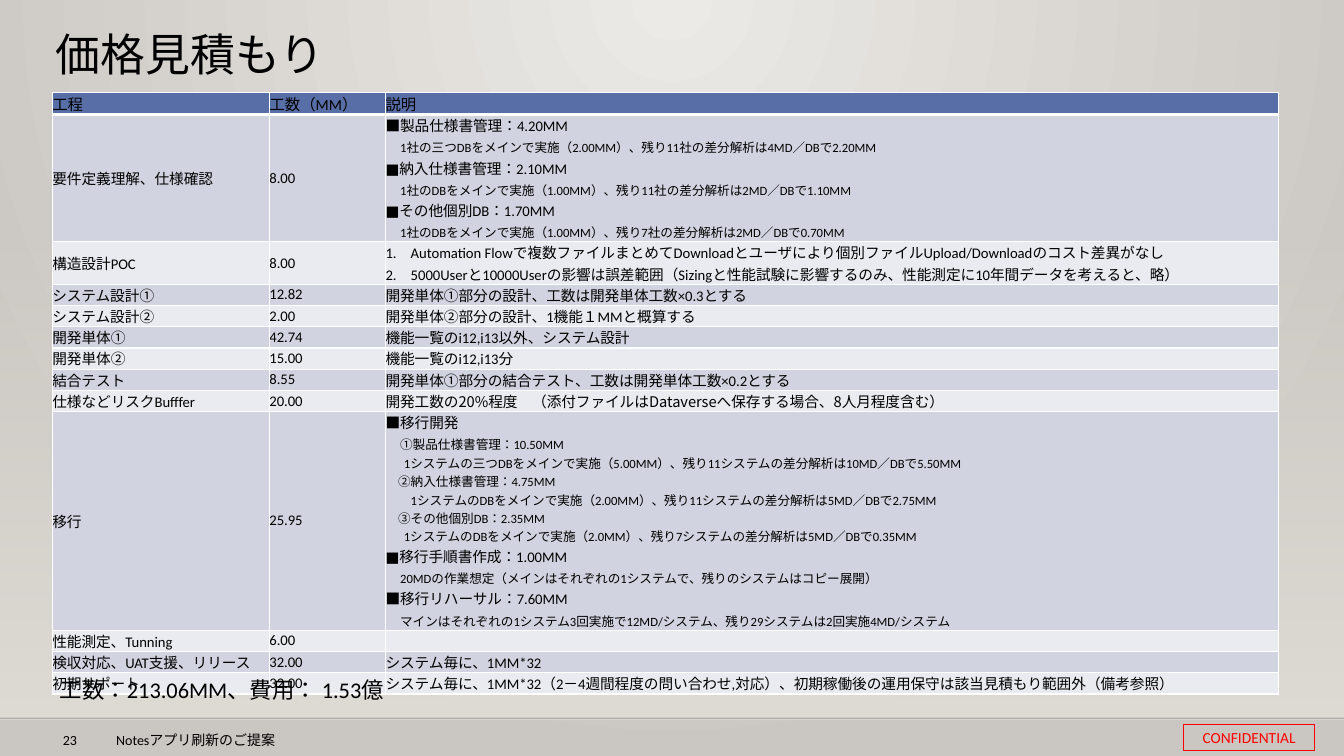
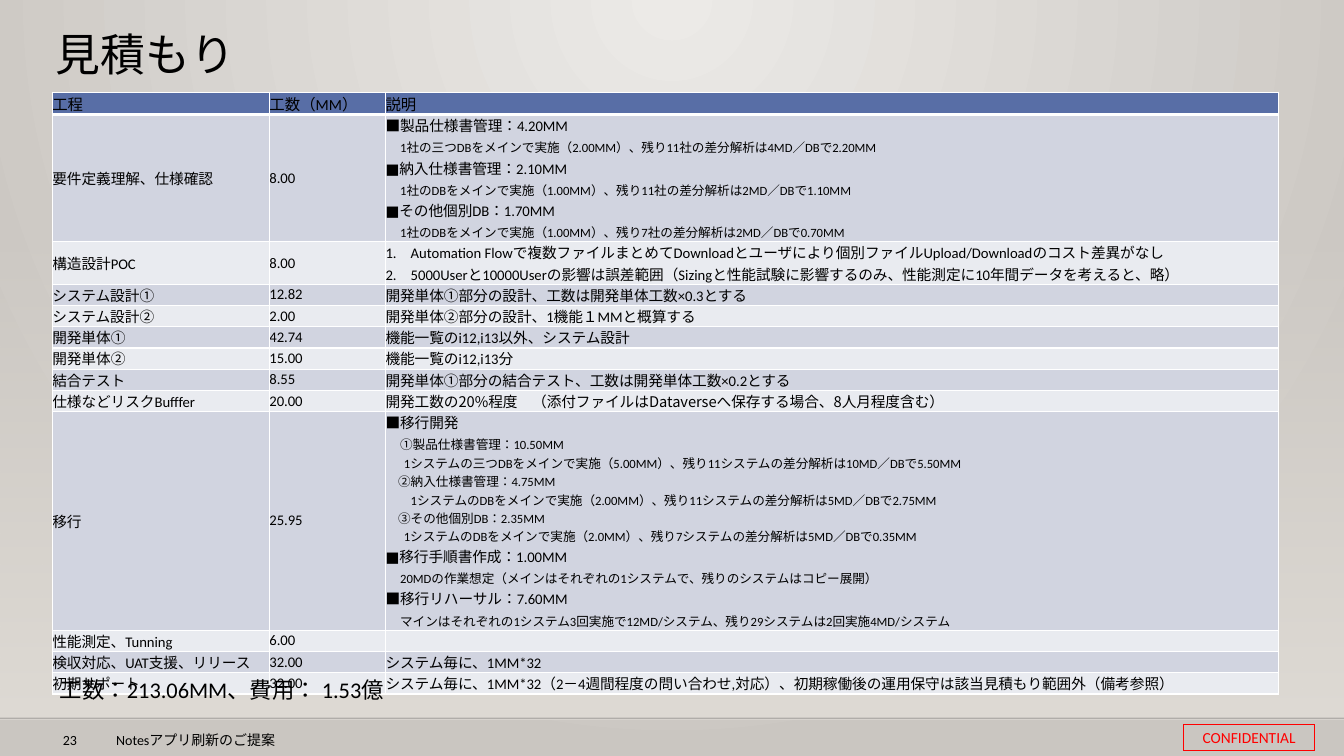
Before and after one commit to 0494938/Notes--CMS-Online, a slide deck: slide 23 of Notesアプリ刷新プロジェクト提案見積もり.pptx. Drawn at 1344x756 pixels with LibreOffice and Linux fonts; fonts in the diff are those of the drawing; background and template pictures are left out. Boxes give left, top, right and bottom in pixels: in the first picture for what was removed or moved away, otherwise in the second. Text is boxed around its words. In the diff, an @@ line names an element or a change of style, - is before the commit and + after.

```diff
--- a/Notesアプリ刷新プロジェクト提案見積もり.pptx
+++ b/Notesアプリ刷新プロジェクト提案見積もり.pptx
@@ title at bbox=[56, 33, 235, 75]: text changed @@
-価格見積もり
+見積もり
```
Also in this commit, not shown: 5 other slides changed.
